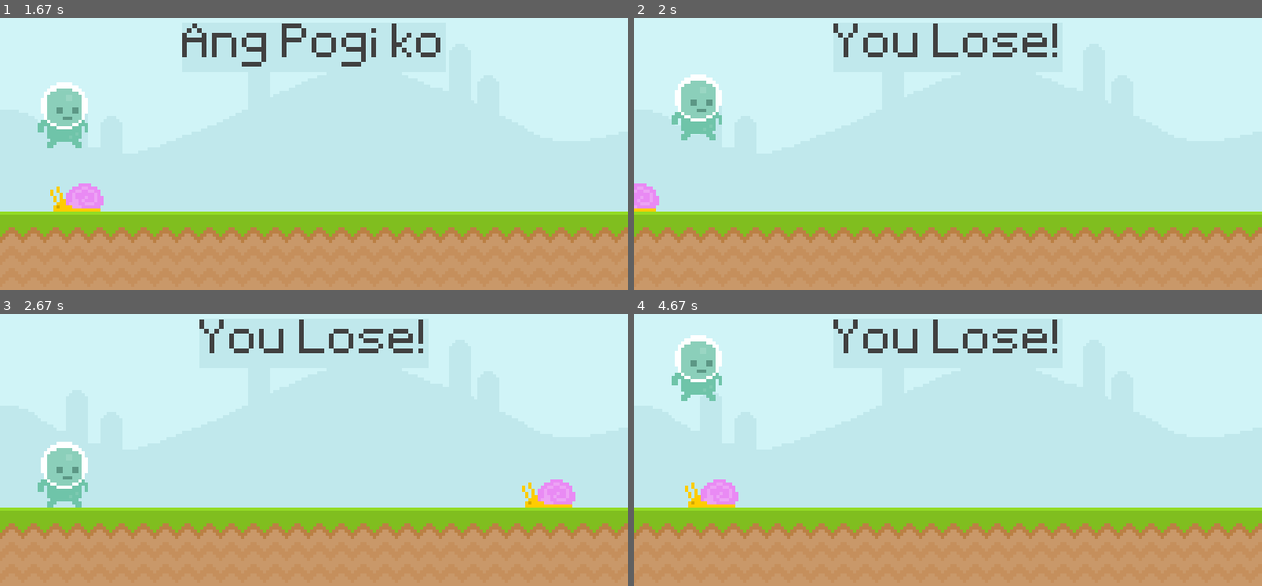
Above: before the commit, frames 1-4 (two rows, left to right).
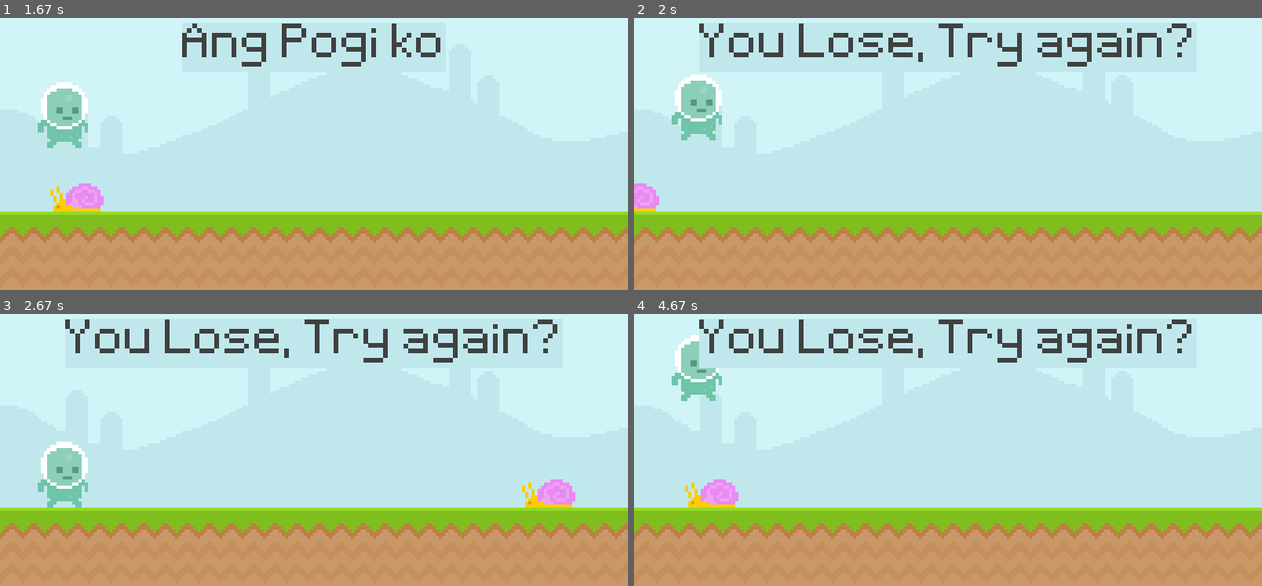
Above: after the commit, the same moments.

Repository: progchris00/Python-Projects
Game: pygame game, started from Pygames/Runner/main.py
Two runs of this game, one before a commit and one after it. Both use one fixed random seed, a clock stepped at 60 frames per second and the inputs below.
Inputs (mouse positions are in pixels of both pictures, inside the frame that each line leads up to):
- Up to frame 1 (1.67 s): click (314, 132) at 0.38 s; click (119, 86) at 1.22 s; click (546, 243) at 1.55 s
- Up to frame 2 (2 s): click (960, 28) at 1.88 s
- Up to frame 3 (2.67 s): no input
- Up to frame 4 (4.67 s): click (929, 376) at 2.72 s; click (1111, 401) at 3.55 s; click (1079, 373) at 4.38 s

Frame 1 is identical in both runs. In frame 2, 3.2% of the frame differs, in the area x 10-89%, y 2-18%; in frame 3, 3.2%; in frame 4, 3.5%, in the area x 10-89%, y 2-20%.

Commit message:
Change Losing Message

Diff:
--- a/Pygames/Runner/main.py
+++ b/Pygames/Runner/main.py
@@ -46,7 +46,7 @@
 
     # Collision
     if snail_rect.colliderect(player_rect):
-        score_surf = test_font.render('You Lose!', False, (64, 64, 64))
+        score_surf = test_font.render('You Lose, Try again?', False, (64, 64, 64))
         score_rect = score_surf.get_rect(center = (400, 90))
 
     pygame.draw.rect(screen, '#c0e8ec', score_rect)
